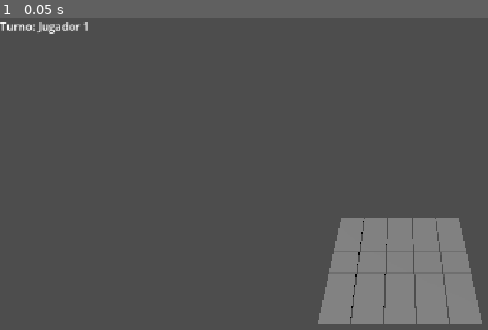
Above: before the commit, frame 1.
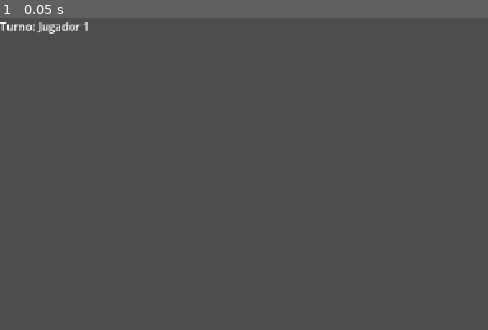
Above: after the commit, the same moment.

Repository: sebash278/boop
Game: Godot game, scene res://scenes/game.tscn
Same seed, same stepped clock (60 frames per second), same inputs: the game is played once before the commit and once after it. The project has no main scene, so this scene is started directly.
Inputs:
- Up to frame 1 (0.05 s): no input

The runs differ from the first frame. In frame 1, 9.5% of the frame differs, in the area x 65-99%, y 64-99%.
Error after the commit: Invalid access to property or key 'clicked' on a base object of type 'StaticBody3D (Cell)'. (res://scripts/board.gd:22)

Commit message:
refactor(cell): replace Area3D with StaticBody3D for raycast picking

Diff:
--- a/scenes/cell.tscn
+++ b/scenes/cell.tscn
@@ -2,17 +2,18 @@
 
 [ext_resource type="Script" uid="uid://d0oa3yivx5ui8" path="res://scripts/cell.gd" id="1_upbjj"]
 
-[sub_resource type="BoxShape3D" id="BoxShape3D_kifso"]
+[sub_resource type="BoxShape3D" id="BoxShape3D_0pg10"]
 size = Vector3(0.95, 0.1, 0.95)
 
-[sub_resource type="BoxMesh" id="BoxMesh_0pg10"]
+[sub_resource type="BoxMesh" id="BoxMesh_btpay"]
 size = Vector3(0.95, 0.05, 0.95)
 
-[node name="Cell" type="Area3D" unique_id=124707077]
+[node name="Cell" type="StaticBody3D" unique_id=800174736]
+collision_mask = 0
 script = ExtResource("1_upbjj")
 
-[node name="CollisionShape3D" type="CollisionShape3D" parent="." unique_id=843250391]
-shape = SubResource("BoxShape3D_kifso")
+[node name="CollisionShape3D" type="CollisionShape3D" parent="." unique_id=451027038]
+shape = SubResource("BoxShape3D_0pg10")
 
-[node name="MeshInstance3D" type="MeshInstance3D" parent="." unique_id=454860901]
-mesh = SubResource("BoxMesh_0pg10")
+[node name="MeshInstance3D" type="MeshInstance3D" parent="." unique_id=1425319873]
+mesh = SubResource("BoxMesh_btpay")
--- a/scripts/cell.gd
+++ b/scripts/cell.gd
@@ -1,14 +1,10 @@
 class_name Cell
-extends Area3D
-
-signal clicked(coords: Vector2i)
+extends StaticBody3D
 
 @export var coords: Vector2i = Vector2i.ZERO
 
 func _ready() -> void:
-	input_event.connect(_on_input_event)
-
-func _on_input_event(_camera, event, _position, _normal, _shape_idx) -> void:
-	if event is InputEventMouseButton:
-		if event.button_index == MOUSE_BUTTON_LEFT and event.pressed:
-			clicked.emit(coords)
+	# cell exists in layer 1
+	collision_layer = 1
+	# cell doesnt recognize any other object
+	collision_mask = 0
